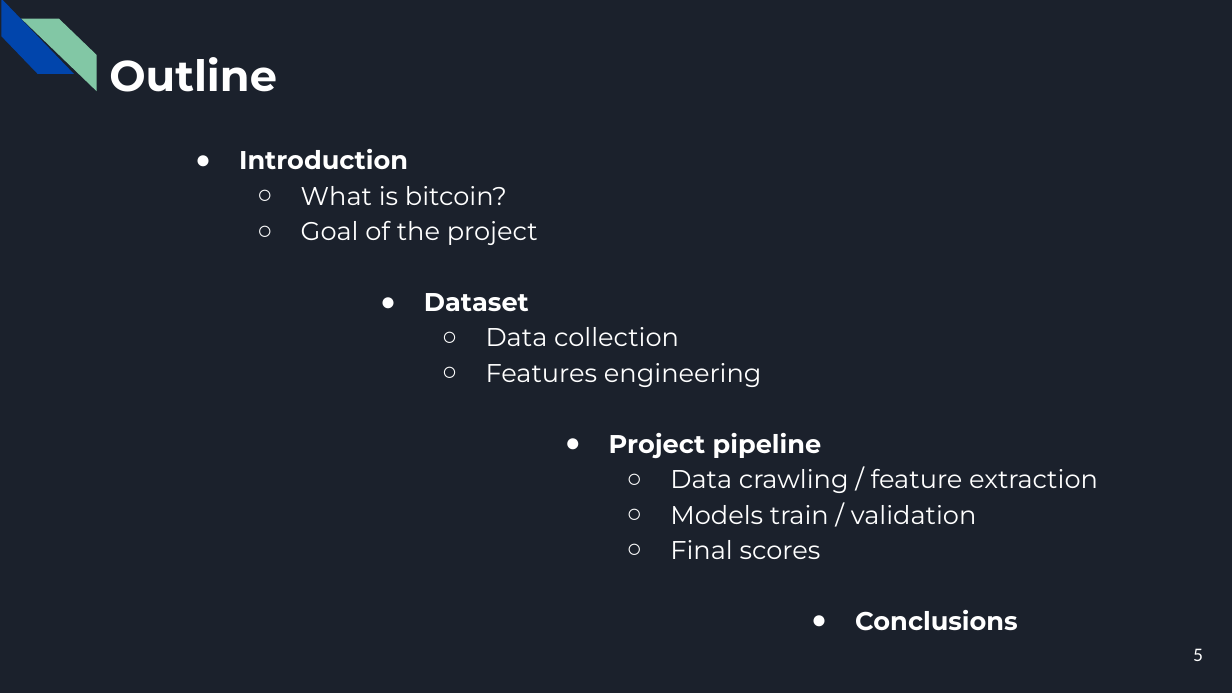
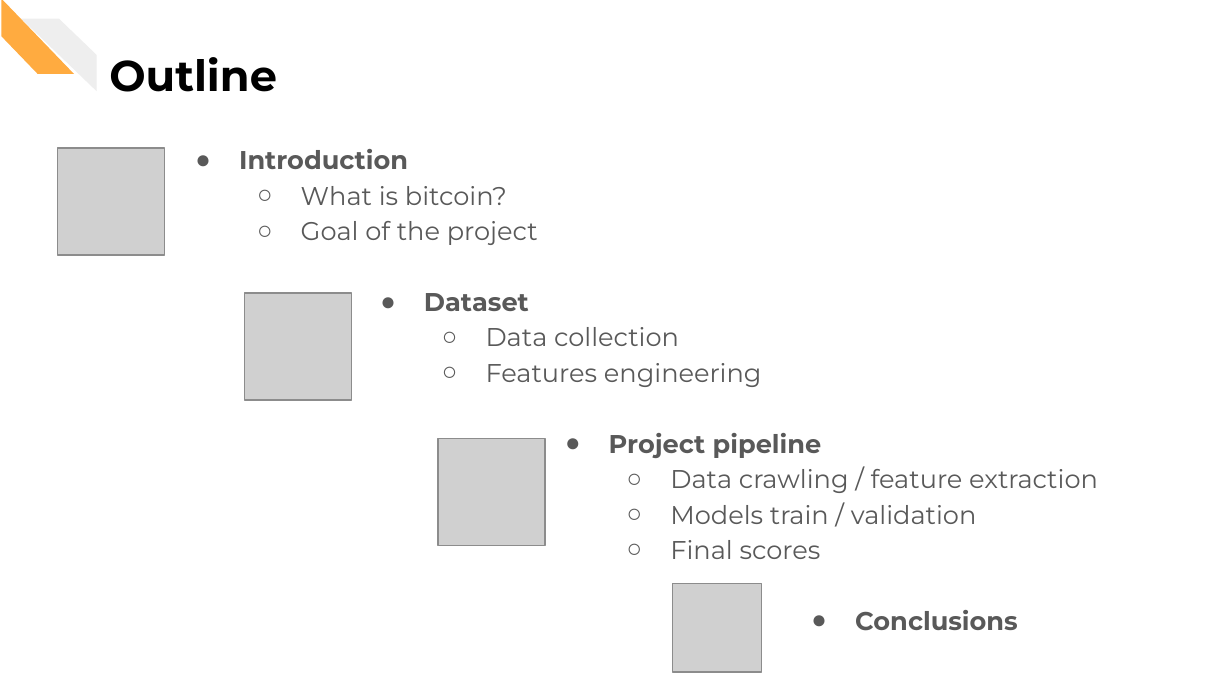
Before and after one commit to CorsiDanilo/bitcoin-price-prediction-with-pyspark, a slide deck: slide 5 of presentation/presentation.pptx. Drawn at 1232x693 pixels with LibreOffice and Linux fonts; fonts in the diff are those of the drawing; grey boxes stand for pictures. Boxes give left, top, right and bottom in pixels: in the first picture for what was removed or moved away, otherwise in the second. Text is boxed around its words. In the diff, an @@ line names an element or a change of style, - is before the commit and + after.

```diff
--- a/presentation/presentation.pptx
+++ b/presentation/presentation.pptx
@@ background #1B212C to #FFFFFF @@
@@ diag stripe at (0, 0, 75, 73): fill #0145AC to #FFAB40 @@
@@ diag stripe at (21, 18, 96, 91): fill #82C7A5 to #EEEEEE @@
@@ title "Outline" at (109, 57, 277, 92): text colour #FFFFFF to #000000 @@
@@ text "Introduction" at (239, 149, 1098, 631): text colour #FFFFFF to #595959; bullet colour #FFFFFF to #595959 @@
@@ picture added at (58, 148, 165, 255) @@
@@ picture added at (244, 293, 351, 400) @@
@@ picture added at (439, 439, 546, 546) @@
@@ picture added at (673, 584, 761, 673) @@
@@ page number removed at (1193, 648, 1203, 661) @@
-5
```
Also in this commit, not shown: 24 other slides changed, 5 slides added.
